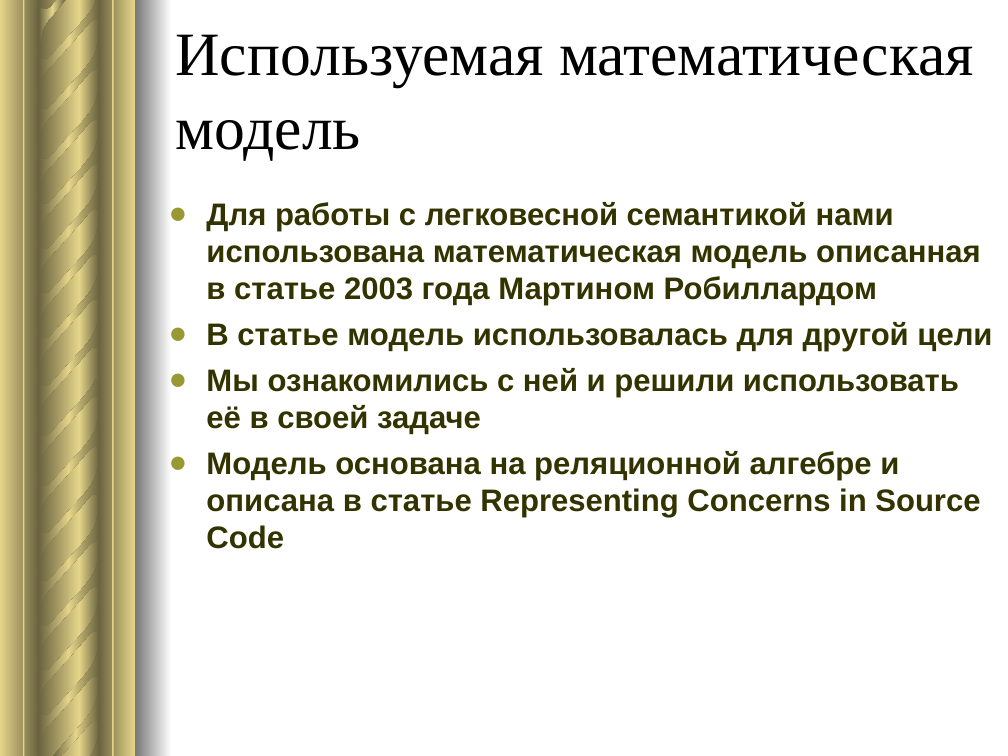
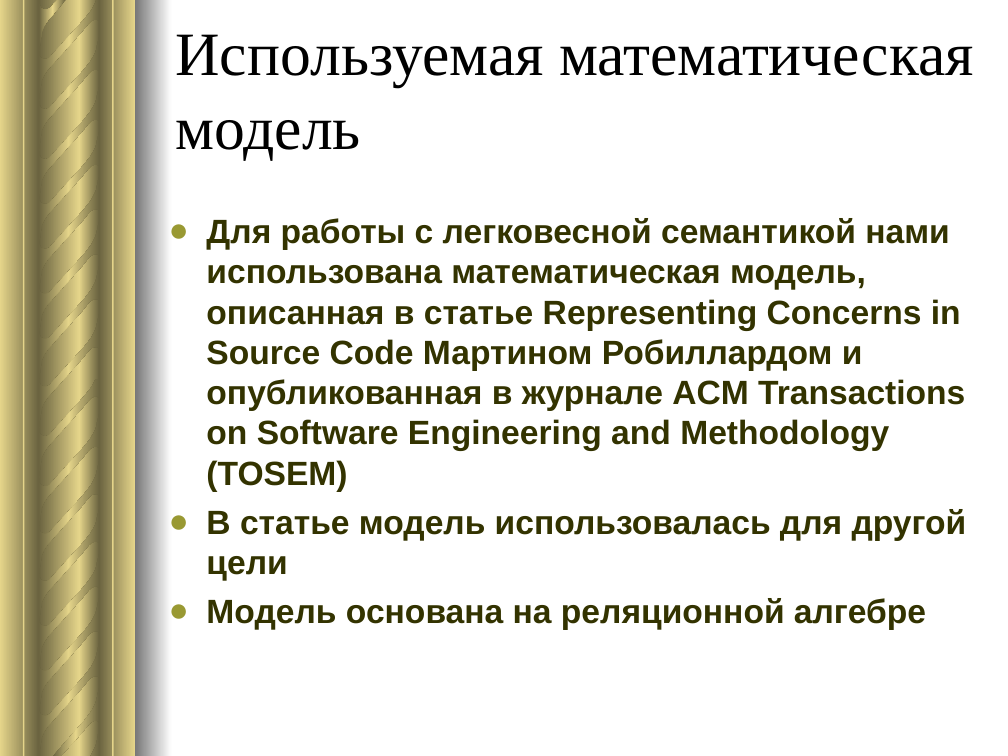
Before and after one commit to voloshinbogdan/LightSemantic, a slide deck: slide 7 of Presentation/НАКОПЛЕНИЕ ЛЕГКОВЕСНОЙ СЕМАНТИЧЕСКОЙ ИНФОРМАЦИИ ПО СИНТАКСИЧЕСКОМУ ДЕРЕВУ.ppt. Drawn at 1008x756 pixels with LibreOffice and Linux fonts; fonts in the diff are those of the drawing. Boxes give left, top, right and bottom in pixels: in the first picture for what was removed or moved away, otherwise in the second. Text is boxed around its words. In the diff, an @@ line names an element or a change of style, - is before the commit and + after.

Commit message:
fixed presentation

```diff
--- a/Presentation/НАКОПЛЕНИЕ ЛЕГКОВЕСНОЙ СЕМАНТИЧЕСКОЙ ИНФОРМАЦИИ ПО СИНТАКСИЧЕСКОМУ ДЕРЕВУ.ppt
+++ b/Presentation/НАКОПЛЕНИЕ ЛЕГКОВЕСНОЙ СЕМАНТИЧЕСКОЙ ИНФОРМАЦИИ ПО СИНТАКСИЧЕСКОМУ ДЕРЕВУ.ppt
@@ text "Для работы с легковесной семантикой ...": place and size @@
-text "Для работы с легковесной семантикой ..." at [206, 202, 992, 549]
+text "Для работы с легковесной семантикой ..." at [206, 218, 967, 630]
@@ text at [206, 218, 965, 492]: text changed; size 22.2 to 24 pt @@
-● Для работы с легковесной семантикой нами использована математическая модель описанная в статье 2003 года Мартином Робиллардом
+● Для работы с легковесной семантикой нами использована математическая модель, описанная в статье Representing Concerns in Source Code Мартином Робиллардом и опубликованная в журнале ACM Transactions on Software Engineering and Methodology (TOSEM)
@@ text at [206, 509, 967, 581]: size 22.2 to 24 pt in "В статье модель использовалась для другой цели" @@
@@ text at [206, 598, 926, 630]: text changed; size 22.2 to 24 pt @@
-● Мы ознакомились с ней и решили использовать её в своей задаче
-● Модель основана на реляционной алгебре и описана в статье Representing Concerns in Source Code
+● Модель основана на реляционной алгебре
```
Also in this commit, not shown: 4 other slides changed, 3 slides added, 2 other files.
